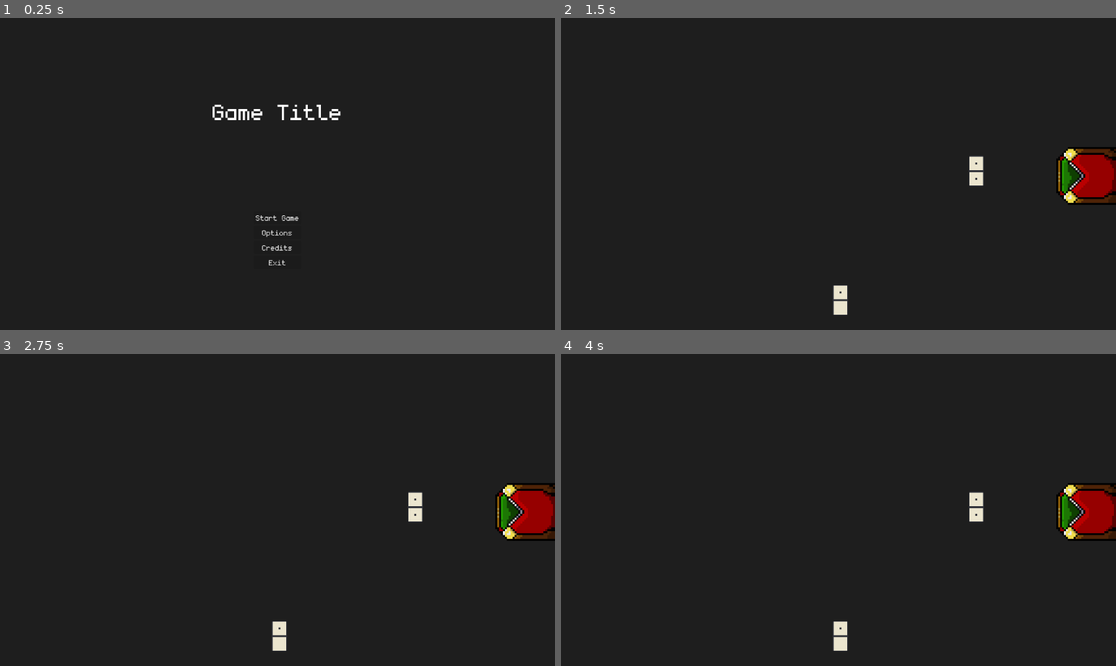
Above: before the commit, frames 1-4 (two rows, left to right).
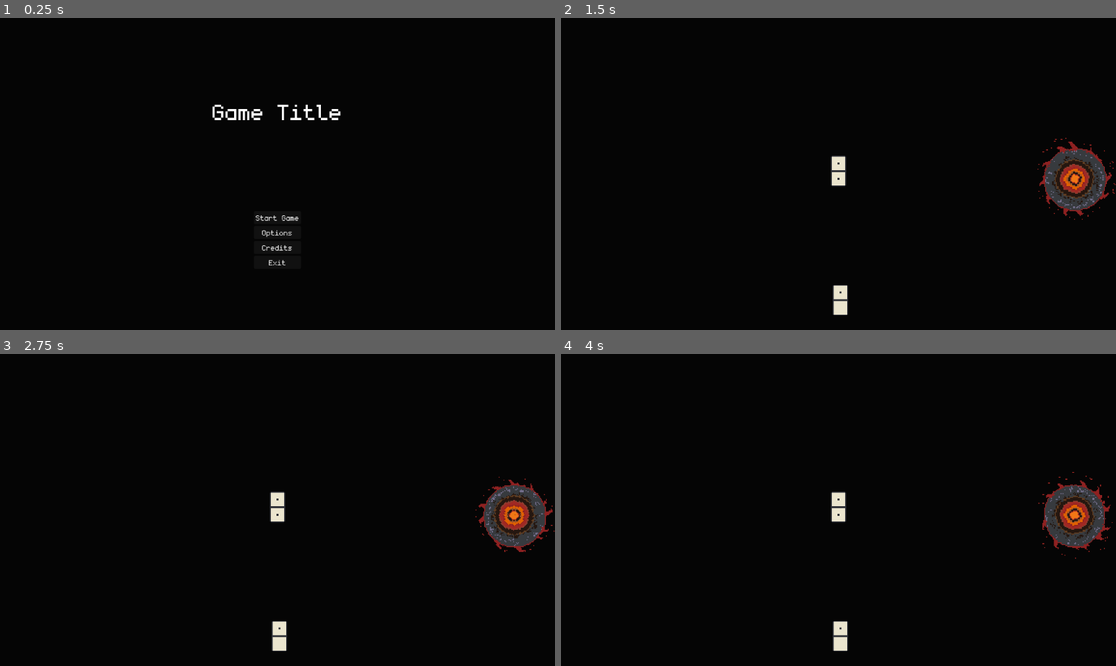
Above: after the commit, the same moments.

Repository: Juanxpeke/GD-BR2024
Game: Godot game, scene res://Core/GUI/MainMenu/main_menu.tscn
Same seed, same stepped clock (60 frames per second), same inputs: the game is played once before the commit and once after it.
Inputs (mouse positions are in pixels of both pictures, inside the frame that each line leads up to):
- Up to frame 1 (0.25 s): no input
- Up to frame 2 (1.5 s): click "Start Game" at 0.5 s; move the mouse to (1082, 177) at 1.27 s; press the mouse at (1082, 177) at 1.28 s
- Up to frame 3 (2.75 s): move the mouse to (277, 634) at 2.02 s; release the mouse at (277, 634) at 2.03 s; click (277, 634) at 2.1 s
- Up to frame 4 (4 s): move the mouse to (894, 441) at 2.77 s; hold Mouse wheel down (wheel_down) 2.78-3.53 s; click (894, 441) at 3.05 s; move the mouse to (810, 572) at 3.52 s; tap Mouse wheel up (wheel_up) at 3.6 s; click (810, 572) at 3.8 s

The runs differ from the first frame. In frame 1, 98% of the frame differs, in the area x 0-100%, y 0-100%; in frame 2, 99%; in frame 3, 99%; in frame 4, 99%.

Commit message:
Added base turn logic

Diff:
--- a/Core/Board/placement_manager.gd
+++ b/Core/Board/placement_manager.gd
@@ -36,10 +36,12 @@
 		#trigger de efecto entre placement_area y el domino antiguo
 		domino.global_transform = placement_area.global_transform
 		domino.reparent(get_parent().dominoes)
+		GameManager.current_match.end_turn()
 		set_placed_domino(domino, false)
 	elif domino.dots.y == placed_dot:
 		domino.global_transform = placement_area.global_transform
 		domino.reparent(get_parent().dominoes)
+		GameManager.current_match.end_turn()
 		domino.rotate(PI)
 		set_placed_domino(domino, true)
 	else:
--- a/Core/Domino/domino.gd
+++ b/Core/Domino/domino.gd
@@ -35,6 +35,9 @@
 
 # Called on input event within the node
 func _on_input_event(viewport : Node, event : InputEvent, shape_idx : int) -> void:
+	if not GameManager.current_match.is_turn_owner(GameManager.current_player):
+		return
+
 	if event.is_action_pressed("right_click") and not grabbing:
 		grabbed = true
 		grabbing = true
--- /dev/null
+++ b/Core/Entity/Boss/Bob/bob.tscn
@@ -0,0 +1,10 @@
+[gd_scene load_steps=3 format=3 uid="uid://dhpj4gs6e4p0f"]
+
+[ext_resource type="Script" path="res://Core/Entity/Boss/boss.gd" id="1_7q8ok"]
+[ext_resource type="PackedScene" uid="uid://blhlb0sx0g14t" path="res://Core/Hand/hand.tscn" id="2_781at"]
+
+[node name="Bob" type="Node2D"]
+script = ExtResource("1_7q8ok")
+
+[node name="Hand" parent="." instance=ExtResource("2_781at")]
+unique_name_in_owner = true
--- /dev/null
+++ b/Core/Entity/Boss/boss.gd
@@ -0,0 +1,18 @@
+class_name Boss
+extends Entity
+
+# Private
+
+# Called when the node enters the scene tree for the first time
+func _ready() -> void:
+	super()
+
+# Called when the current turn ends
+func _on_turn_ended() -> void:
+	if GameManager.current_match.is_turn_owner(self):
+		_calculate_best_play()
+		GameManager.current_match.end_turn()
+
+# Calculates the best play
+func _calculate_best_play():
+	print('My best play xd')
--- a/Core/Entity/Player/player.gd
+++ b/Core/Entity/Player/player.gd
@@ -5,4 +5,9 @@
 
 # Called when the node enters the scene tree for the first time
 func _ready() -> void:
+	super()
 	GameManager.set_player(self)
+
+# Called when the current turn ends
+func _on_turn_ended() -> void:
+	pass
--- a/Core/Entity/entity.gd
+++ b/Core/Entity/entity.gd
@@ -16,8 +16,12 @@
 
 # Called when the node enters the scene tree for the first time
 func _ready() -> void:
-	pass # Replace with function body
+	GameManager.match_setted.connect(
+		func(): GameManager.current_match.turn_ended.connect(self._on_turn_ended))
 
+# Called when the current turn ends
+func _on_turn_ended() -> void:
+	pass
 
 # Public
 
--- a/Core/Entity/entity.tscn
+++ b/Core/Entity/entity.tscn
@@ -7,3 +7,4 @@
 script = ExtResource("1_ujrho")
 
 [node name="Hand" parent="." instance=ExtResource("2_o4a1v")]
+unique_name_in_owner = true
--- a/Core/Hand/hand.gd
+++ b/Core/Hand/hand.gd
@@ -5,7 +5,6 @@
 
 var dominoes_layout : Array[Domino] = []
 var health : int = 100
-
 
 @onready var dominoes := %Dominoes
 @onready var dominoes_layout_areas := %DominoesLayoutAreas
--- a/Core/Match/deck.gd
+++ b/Core/Match/deck.gd
@@ -5,6 +5,7 @@
 
 var deck : Array[Vector2i] = []
 
+@onready var sprite := %Sprite
 @onready var area := %Area
 
 # Private
@@ -13,14 +14,18 @@
 func _ready() -> void:
 	_init_deck()
 
-	area.input_event.connect(_on_area_input_event)
-
 	deck.shuffle()
 	var new_domino = domino_scene.instantiate()
 	GameManager.current_board.add_initial_domino(new_domino, deck.pop_back())
 
+	area.input_event.connect(_on_area_input_event)
+
+
 # Called on input event within the area
 func _on_area_input_event(viewport : Node, event : InputEvent, shape_idx : int) -> void:
+	if not GameManager.current_match.is_turn_owner(GameManager.current_player):
+		return
+
 	if event.is_action_pressed("right_click"):
 		if deck.is_empty():
 			# TODO: Special end game logic (?)
@@ -31,6 +36,8 @@
 		GameManager.current_player.hand.add_domino(new_domino)
 		new_domino.set_dots(deck.pop_back())
 
+		GameManager.current_match.end_turn()
+
 # Initializes the deck
 func _init_deck() -> void:
 	for i in range(0, GameManager.MAX_DOTS + 1):
--- a/Core/Match/deck.tscn
+++ b/Core/Match/deck.tscn
@@ -1,21 +1,147 @@
-[gd_scene load_steps=5 format=3 uid="uid://p4kwvy8s0hs3"]
+[gd_scene load_steps=22 format=3 uid="uid://p4kwvy8s0hs3"]
 
 [ext_resource type="Script" path="res://Core/Match/deck.gd" id="1_recei"]
-[ext_resource type="Texture2D" uid="uid://chbpfa6wijgy4" path="res://Assets/Dispenser/DispenserTest/Dispp128.png" id="1_u6tmv"]
 [ext_resource type="PackedScene" uid="uid://lnky8im65wgg" path="res://Core/Domino/domino.tscn" id="2_xir6y"]
+[ext_resource type="Texture2D" uid="uid://cj0y3oam5unr" path="res://Assets/CustomPixelArt/PortalDispenser/DispenserPortalAnimation/DispenserBaseAnimation-Sheet.png" id="3_fn5k6"]
+
+[sub_resource type="AtlasTexture" id="AtlasTexture_yw1go"]
+atlas = ExtResource("3_fn5k6")
+region = Rect2(0, 0, 128, 128)
+
+[sub_resource type="AtlasTexture" id="AtlasTexture_51xmm"]
+atlas = ExtResource("3_fn5k6")
+region = Rect2(128, 0, 128, 128)
+
+[sub_resource type="AtlasTexture" id="AtlasTexture_ptkhm"]
+atlas = ExtResource("3_fn5k6")
+region = Rect2(256, 0, 128, 128)
+
+[sub_resource type="AtlasTexture" id="AtlasTexture_d0msu"]
+atlas = ExtResource("3_fn5k6")
+region = Rect2(384, 0, 128, 128)
+
+[sub_resource type="AtlasTexture" id="AtlasTexture_b2dkr"]
+atlas = ExtResource("3_fn5k6")
+region = Rect2(512, 0, 128, 128)
+
+[sub_resource type="AtlasTexture" id="AtlasTexture_qao6b"]
+atlas = ExtResource("3_fn5k6")
+region = Rect2(640, 0, 128, 128)
+
+[sub_resource type="AtlasTexture" id="AtlasTexture_cp12n"]
+atlas = ExtResource("3_fn5k6")
+region = Rect2(768, 0, 128, 128)
+
+[sub_resource type="AtlasTexture" id="AtlasTexture_qg77r"]
+atlas = ExtResource("3_fn5k6")
+region = Rect2(896, 0, 128, 128)
+
+[sub_resource type="AtlasTexture" id="AtlasTexture_gpc7o"]
+atlas = ExtResource("3_fn5k6")
+region = Rect2(1024, 0, 128, 128)
+
+[sub_resource type="AtlasTexture" id="AtlasTexture_nb65f"]
+atlas = ExtResource("3_fn5k6")
+region = Rect2(1152, 0, 128, 128)
+
+[sub_resource type="AtlasTexture" id="AtlasTexture_dbpkx"]
+atlas = ExtResource("3_fn5k6")
+region = Rect2(1280, 0, 128, 128)
+
+[sub_resource type="AtlasTexture" id="AtlasTexture_ispt5"]
+atlas = ExtResource("3_fn5k6")
+region = Rect2(1408, 0, 128, 128)
+
+[sub_resource type="AtlasTexture" id="AtlasTexture_a87uq"]
+atlas = ExtResource("3_fn5k6")
+region = Rect2(1536, 0, 128, 128)
+
+[sub_resource type="AtlasTexture" id="AtlasTexture_fpkda"]
+atlas = ExtResource("3_fn5k6")
+region = Rect2(1664, 0, 128, 128)
+
+[sub_resource type="AtlasTexture" id="AtlasTexture_tkenm"]
+atlas = ExtResource("3_fn5k6")
+region = Rect2(1792, 0, 128, 128)
+
+[sub_resource type="AtlasTexture" id="AtlasTexture_klyy1"]
+atlas = ExtResource("3_fn5k6")
+region = Rect2(1920, 0, 128, 128)
+
+[sub_resource type="SpriteFrames" id="SpriteFrames_jo1uw"]
+animations = [{
+"frames": [{
+"duration": 1.0,
+"texture": SubResource("AtlasTexture_yw1go")
+}, {
+"duration": 1.0,
+"texture": SubResource("AtlasTexture_51xmm")
+}, {
+"duration": 1.0,
+"texture": SubResource("AtlasTexture_ptkhm")
+}, {
+"duration": 1.0,
+"texture": SubResource("AtlasTexture_d0msu")
+}, {
+"duration": 1.0,
+"texture": SubResource("AtlasTexture_b2dkr")
+}, {
+"duration": 1.0,
+"texture": SubResource("AtlasTexture_qao6b")
+}, {
+"duration": 1.0,
+"texture": SubResource("AtlasTexture_cp12n")
+}, {
+"duration": 1.0,
+"texture": SubResource("AtlasTexture_qg77r")
+}, {
+"duration": 1.0,
+"texture": SubResource("AtlasTexture_gpc7o")
+}, {
+"duration": 1.0,
+"texture": SubResource("AtlasTexture_nb65f")
+}, {
+"duration": 1.0,
+"texture": SubResource("AtlasTexture_dbpkx")
+}, {
+"duration": 1.0,
+"texture": SubResource("AtlasTexture_ispt5")
+}, {
+"duration": 1.0,
+"texture": SubResource("AtlasTexture_a87uq")
+}, {
+"duration": 1.0,
+"texture": SubResource("AtlasTexture_fpkda")
+}, {
+"duration": 1.0,
+"texture": SubResource("AtlasTexture_tkenm")
+}, {
+"duration": 1.0,
+"texture": SubResource("AtlasTexture_klyy1")
+}],
+"loop": true,
+"name": &"default",
+"speed": 8.0
+}]
 
 [sub_resource type="RectangleShape2D" id="RectangleShape2D_671bj"]
-size = Vector2(120, 120)
+size = Vector2(150, 150)
 
 [node name="Deck" type="Node2D"]
 script = ExtResource("1_recei")
 domino_scene = ExtResource("2_xir6y")
 
-[node name="Sprite" type="Sprite2D" parent="."]
-texture = ExtResource("1_u6tmv")
+[node name="Sprite" type="AnimatedSprite2D" parent="."]
+unique_name_in_owner = true
+texture_filter = 1
+scale = Vector2(2, 2)
+sprite_frames = SubResource("SpriteFrames_jo1uw")
+autoplay = "default"
+frame_progress = 0.895345
 
 [node name="Area" type="Area2D" parent="."]
 unique_name_in_owner = true
+monitorable = false
 metadata/_edit_group_ = true
 
 [node name="CollisionShape" type="CollisionShape2D" parent="Area"]
--- a/Core/Match/match.gd
+++ b/Core/Match/match.gd
@@ -1,5 +1,7 @@
 class_name Match
 extends Node2D
+
+signal turn_ended
 
 const CAMERA_ZOOM_SPEED : float = 0.1
 
@@ -8,6 +10,8 @@
 @onready var camera := %Camera
 @onready var board := %Board
 @onready var deck := %Deck
+
+@onready var entities := %Entities
 @onready var player := %Player
 
 # Private
@@ -22,3 +26,23 @@
 		camera.zoom += Vector2(CAMERA_ZOOM_SPEED, CAMERA_ZOOM_SPEED)
 	if event.is_action_pressed('wheel_down'):
 		camera.zoom -= Vector2(CAMERA_ZOOM_SPEED, CAMERA_ZOOM_SPEED)
+
+# Public
+
+#region Turn Logic
+
+# Ends the current turn
+func end_turn() -> void:
+	print('Turn ended: ', turn)
+	turn += 1
+	turn_ended.emit()
+
+# Gets the current turn owner
+func get_turn_owner() -> Entity:
+	return entities.get_child(turn % entities.get_child_count())
+
+# Returns true if the given entity is the turn owner, false otherwise
+func is_turn_owner(entity : Entity) -> bool:
+	return get_turn_owner() == entity
+
+#endregion
--- a/Core/Match/match.tscn
+++ b/Core/Match/match.tscn
@@ -1,8 +1,9 @@
-[gd_scene load_steps=5 format=3 uid="uid://jqq8ueul6hen"]
+[gd_scene load_steps=6 format=3 uid="uid://jqq8ueul6hen"]
 
 [ext_resource type="Script" path="res://Core/Match/match.gd" id="1_gvxcp"]
 [ext_resource type="PackedScene" uid="uid://c44laowkuxfc4" path="res://Core/Entity/Player/player.tscn" id="3_3jmjl"]
 [ext_resource type="PackedScene" uid="uid://b3kbu23fy2cjm" path="res://Core/Board/board.tscn" id="3_36ug3"]
+[ext_resource type="PackedScene" uid="uid://dhpj4gs6e4p0f" path="res://Core/Entity/Boss/Bob/bob.tscn" id="5_k0w88"]
 [ext_resource type="PackedScene" uid="uid://p4kwvy8s0hs3" path="res://Core/Match/deck.tscn" id="5_l31hq"]
 
 [node name="Match" type="Node2D"]
@@ -14,14 +15,20 @@
 
 [node name="Board" parent="." instance=ExtResource("3_36ug3")]
 unique_name_in_owner = true
-position = Vector2(862, 318)
-
-[node name="Player" parent="." instance=ExtResource("3_3jmjl")]
-unique_name_in_owner = true
-position = Vector2(580, 586)
+position = Vector2(576, 318)
 
 [node name="TopLayer" type="CanvasLayer" parent="."]
 
 [node name="Deck" parent="TopLayer" instance=ExtResource("5_l31hq")]
 unique_name_in_owner = true
-position = Vector2(1088, 328)
+position = Vector2(1069, 337)
+
+[node name="Entities" type="Node2D" parent="TopLayer"]
+unique_name_in_owner = true
+
+[node name="Player" parent="TopLayer/Entities" instance=ExtResource("3_3jmjl")]
+unique_name_in_owner = true
+position = Vector2(580, 586)
+
+[node name="Bob" parent="TopLayer/Entities" instance=ExtResource("5_k0w88")]
+position = Vector2(571, 64)
--- a/project.godot
+++ b/project.godot
@@ -45,4 +45,4 @@
 
 renderer/rendering_method="gl_compatibility"
 renderer/rendering_method.mobile="gl_compatibility"
-environment/defaults/default_clear_color=Color(0.117647, 0.117647, 0.117647, 1)
+environment/defaults/default_clear_color=Color(0.0196078, 0.0196078, 0.0196078, 1)
